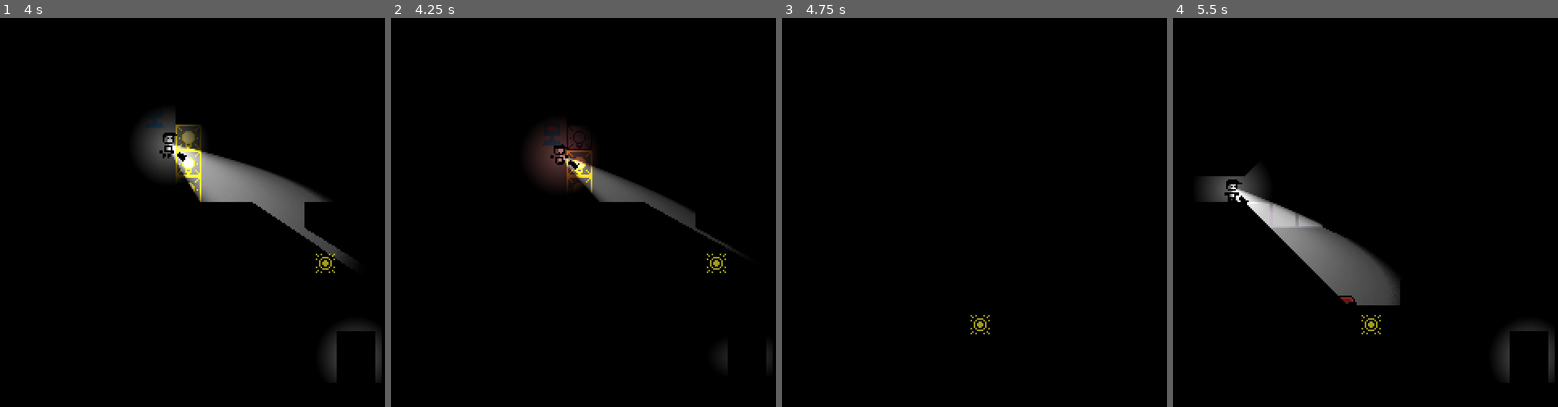
Above: before the commit, frames 1-4 (left to right).
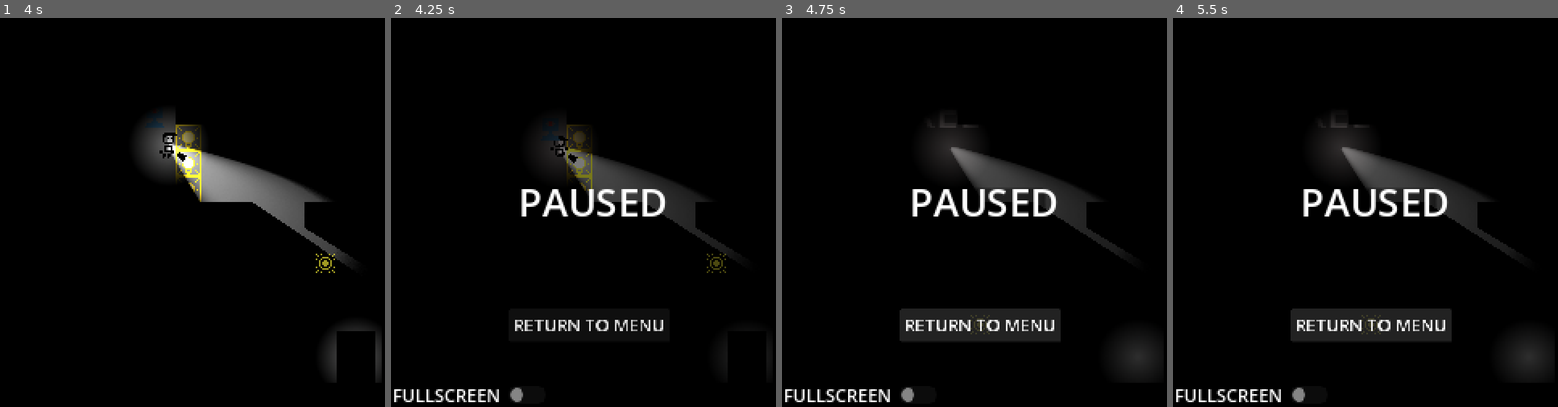
Above: after the commit, the same moments.

Repository: DylanPerry2098/ScreenTear
Game: Godot game, scene res://scenes/levels/test_room.tscn
Two runs of this game, one before a commit and one after it. Both use one fixed random seed, a clock stepped at 60 frames per second and the inputs below.
Inputs (mouse positions are in pixels of both pictures, inside the frame that each line leads up to):
- Up to frame 1 (4 s): move the mouse to (292, 181) at 0.52 s; hold D (move_right) 0.53-2.03 s; tap E (interact) at 0.6, 2.1, 3.6 s; tap Space (jump) at 0.77, 1.52, 3.02, 3.77 s; move the mouse to (119, 224) at 1.27 s; tap F (turn_off_flashlight) at 1.35, 2.85 s; move the mouse to (242, 111) at 2.02 s; hold A (move_left) 2.03-2.78 s; move the mouse to (180, 286) at 2.77 s; hold D (move_right) from 2.78 s (still down); move the mouse to (323, 263) at 3.52 s
- Up to frame 2 (4.25 s): keep holding D (move_right); tap Escape (pause, bound only after the commit) at 4.15 s
- Up to frame 3 (4.75 s): release D (move_right) at 4.25 s; click (978, 325) at 4.25 s, where only the run after the commit has a clickable "RETURN TO MENU"
- Up to frame 4 (5.5 s): click (1369, 325) at 5 s, where only the run after the commit has a clickable "RETURN TO MENU"

Frame 1 is identical in both runs. In frame 2, 5.6% of the frame differs, in the area x 0-89%, y 27-99%; in frame 3, 9.9%; in frame 4, 15%, in the area x 0-99%, y 25-99%.

Commit message:
Make Pause Menu
- Project Esc Pause Keybind
- Pause Menu Pauses Game
- Toggleable Fullscreen Option
- Return To Menu Button That Directs To Main Menu Scene

Diff:
--- a/project.godot
+++ b/project.godot
@@ -78,6 +78,11 @@
 "events": [Object(InputEventKey,"resource_local_to_scene":false,"resource_name":"","device":-1,"window_id":0,"alt_press …(192 unchanged characters)…
 ]
 }
+pause={
+"deadzone": 0.2,
+"events": [Object(InputEventKey,"resource_local_to_scene":false,"resource_name":"","device":-1,"window_id":0,"alt_pressed":false,"shift_pressed":false,"ctrl_pressed":false,"meta_pressed":false,"pressed":false,"keycode":0,"physical_keycode":4194305,"key_label":0,"unicode":0,"location":0,"echo":false,"script":null)
+]
+}
 
 [layer_names]
 
--- a/scenes/levels/test_room.tscn
+++ b/scenes/levels/test_room.tscn
@@ -12,6 +12,7 @@
 [ext_resource type="PackedScene" uid="uid://btbcbic8sh261" path="res://scenes/gizmos/room_transition_door.tscn" id="11_ronwj"]
 [ext_resource type="PackedScene" uid="uid://bxv1ksdqyurbf" path="res://scenes/sound/audio_stream_player_bg_music.tscn" id="11_x4gfd"]
 [ext_resource type="PackedScene" uid="uid://d0o1gvwqwdbmv" path="res://scenes/characters/stalker.tscn" id="12_ronwj"]
+[ext_resource type="PackedScene" uid="uid://ckfw3i5j7f385" path="res://scenes/utils/pause_menu.tscn" id="13_o8emw"]
 
 [node name="TestRoom" type="Node2D" unique_id=2089002660]
 
@@ -49,3 +50,5 @@
 
 [node name="Stalker" parent="." unique_id=763752193 instance=ExtResource("12_ronwj")]
 position = Vector2(104, 44)
+
+[node name="PauseMenu" parent="." unique_id=282580624 instance=ExtResource("13_o8emw")]
--- /dev/null
+++ b/scenes/utils/pause_menu.tscn
@@ -0,0 +1,79 @@
+[gd_scene format=3 uid="uid://ckfw3i5j7f385"]
+
+[ext_resource type="Script" uid="uid://cd6yn3bypa2d6" path="res://scripts/scene_managment/pause_screen.gd" id="1_toapa"]
+
+[sub_resource type="CanvasItemMaterial" id="CanvasItemMaterial_o8emw"]
+light_mode = 1
+
+[node name="PauseMenu" type="CanvasLayer" unique_id=282580624]
+process_mode = 3
+script = ExtResource("1_toapa")
+
+[node name="PauseScreen" type="ColorRect" parent="." unique_id=2120817531]
+process_mode = 2
+visible = false
+z_index = 10
+z_as_relative = false
+offset_right = 255.0
+offset_bottom = 257.0
+color = Color(0, 0, 0, 0.5294118)
+
+[node name="PauseLabel" type="Label" parent="PauseScreen" unique_id=663099812]
+top_level = true
+z_index = 11
+z_as_relative = false
+material = SubResource("CanvasItemMaterial_o8emw")
+layout_mode = 1
+anchors_preset = 8
+anchor_left = 0.5
+anchor_top = 0.5
+anchor_right = 0.5
+anchor_bottom = 0.5
+offset_left = -46.5
+offset_top = -17.0
+offset_right = 46.5
+offset_bottom = 17.0
+grow_horizontal = 2
+grow_vertical = 2
+theme_override_font_sizes/font_size = 24
+text = "PAUSED"
+
+[node name="MenuButton" type="Button" parent="PauseScreen" unique_id=1411421227]
+layout_mode = 0
+offset_left = 76.0
+offset_top = 194.0
+offset_right = 225.0
+offset_bottom = 225.0
+scale = Vector2(0.67211914, 0.67211914)
+text = "RETURN TO MENU"
+
+[node name="FullscreenButton" type="CheckButton" parent="PauseScreen" unique_id=1999328640]
+layout_mode = 0
+offset_left = 70.0
+offset_top = 238.00002
+offset_right = 114.0
+offset_bottom = 262.0
+scale = Vector2(0.7918111, 0.7918111)
+
+[node name="FullscreenLabel" type="Label" parent="PauseScreen" unique_id=1289542916]
+top_level = true
+z_index = 11
+z_as_relative = false
+material = SubResource("CanvasItemMaterial_o8emw")
+layout_mode = 1
+anchors_preset = 8
+anchor_left = 0.5
+anchor_top = 0.5
+anchor_right = 0.5
+anchor_bottom = 0.5
+offset_left = -124.0
+offset_top = 112.0
+offset_right = -38.0
+offset_bottom = 134.0
+grow_horizontal = 2
+grow_vertical = 2
+theme_override_font_sizes/font_size = 11
+text = "FULLSCREEN"
+
+[connection signal="pressed" from="PauseScreen/MenuButton" to="." method="_on_menu_button_pressed"]
+[connection signal="toggled" from="PauseScreen/FullscreenButton" to="." method="_on_fullscreen_button_toggled"]
--- /dev/null
+++ b/scripts/scene_managment/pause_screen.gd
@@ -0,0 +1,30 @@
+extends CanvasLayer
+
+@onready var menu = $PauseScreen
+var paused := false
+
+# Called every frame. 'delta' is the elapsed time since the previous frame.
+func _process(delta: float) -> void:
+	if Input.is_action_just_pressed("pause"):
+		_toggle_pause()
+	pass
+
+func _toggle_pause():
+	if paused:
+		menu.hide()
+		get_tree().paused = false
+	else:
+		menu.show()
+		get_tree().paused = true
+
+	paused = !paused
+
+
+func _on_menu_button_pressed() -> void:
+	get_tree().change_scene_to_file("res://scenes/levels/main_menu.tscn")
+
+
+func _on_fullscreen_button_toggled(toggled_on: bool) -> void:
+	DisplayServer.window_set_mode(
+		DisplayServer.WINDOW_MODE_FULLSCREEN if toggled_on else
+		DisplayServer.WINDOW_MODE_WINDOWED)
Not shown, added: scripts/scene_managment/pause_screen.gd.uid
